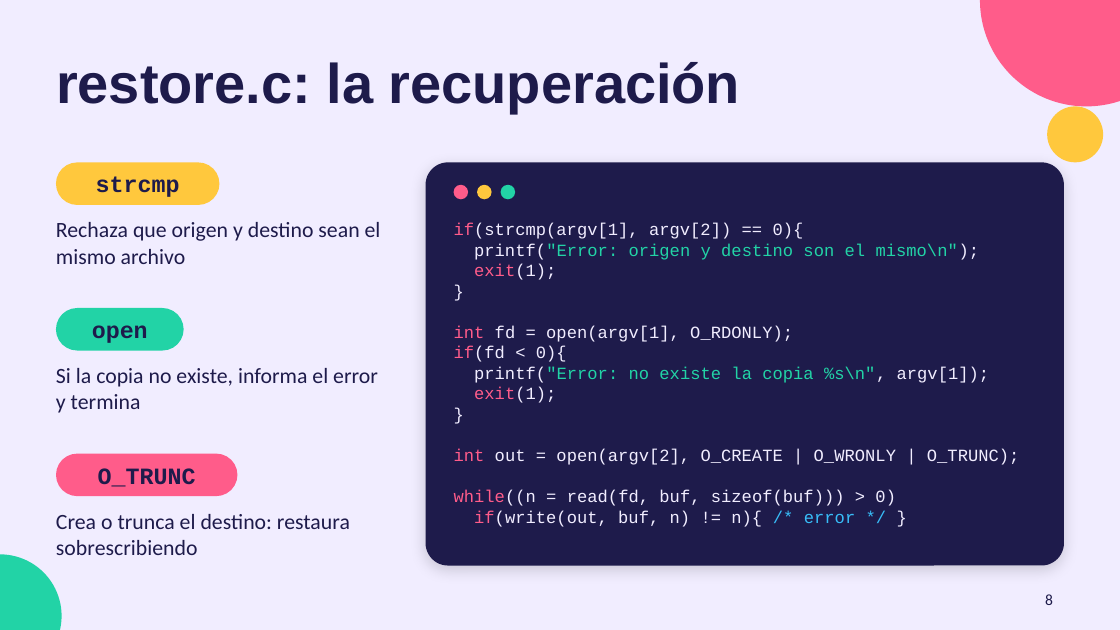
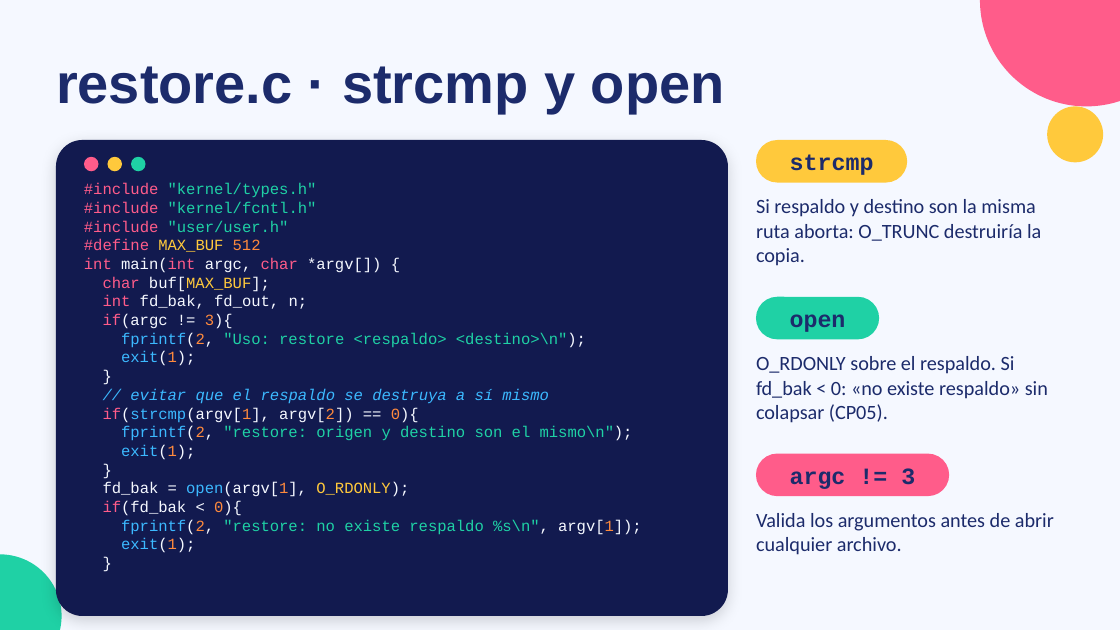
Before and after one commit to jhonatancarrillo/xv6-trabajoFinal, a slide deck: slide 11 of documentacion/restauracion_xv6_canva.pptx (slide 8 before the commit). Drawn at 1120x630 pixels with LibreOffice and Linux fonts; fonts in the diff are those of the drawing. Boxes give left, top, right and bottom in pixels: in the first picture for what was removed or moved away, otherwise in the second. Text is boxed around its words. In the diff, an @@ line names an element or a change of style, - is before the commit and + after.

```diff
--- a/documentacion/restauracion_xv6_canva.pptx
+++ b/documentacion/restauracion_xv6_canva.pptx
@@ background #F1EDFF to #F5F8FF @@
@@ title at <box>56,66,725,113</box>: text changed; text colour #1E1B4B to #1C2B6B @@
-restore.c: la recuperación
+restore.c · strcmp y open
@@ rounded rectangle: place and size @@
-rounded rectangle at <box>426,162,1064,566</box>
+rounded rectangle at <box>56,140,728,616</box>
@@ rounded rectangle at <box>56,140,728,616</box>: fill #1E1B4B to #121A4F @@
@@ text "strcmp": place and size @@
-text "strcmp" at <box>96,176,180,197</box>
+text "strcmp" at <box>790,154,874,175</box>
@@ text "strcmp" at <box>790,154,874,175</box>: text colour #1E1B4B to #1C2B6B @@
@@ fill #FFC83D to #FFC93C in 3 elements at <box>1047,106,1103,162</box>, <box>108,157,122,171</box>, <box>756,140,907,183</box> @@
@@ rounded rectangle: place and size @@
-rounded rectangle at <box>56,162,220,205</box>
+rounded rectangle at <box>756,140,907,183</box>
@@ text "#include "kernel/types.h"": place and size @@
-text "#include "kernel/types.h"" at <box>454,222,1020,527</box>
+text "#include "kernel/types.h"" at <box>84,183,642,553</box>
@@ 3 ellipses: place and size @@
-3 ellipses at <box>454,185,515,199</box>
+3 ellipses at <box>84,157,146,171</box>
@@ text at <box>84,183,586,348</box>: text changed; size 11 to 10 pt; text colour #F1EDFF to #1FD1A5 @@
-if(strcmp(argv[1], argv[2]) == 0){
-printf("Error: origen y destino son el mismo\n");
+#include "kernel/types.h"
+#include "kernel/fcntl.h"
+#include "user/user.h"
+#define MAX_BUF 512
+int main(int argc, char *argv[]) {
+char buf[MAX_BUF];
+int fd_bak, fd_out, n;
+if(argc != 3){
+fprintf(2, "Uso: restore <respaldo> <destino>\n");
@@ text at <box>756,199,1041,266</box>: text changed; size 14 to 13 pt; text colour #1E1B4B to #1C2B6B @@
-Rechaza que origen y destino sean el mismo archivo
+Si respaldo y destino son la misma ruta aborta: O_TRUNC destruiría la copia.
@@ text "open" at <box>790,314,846,332</box>: text colour #1E1B4B to #1C2B6B @@
@@ text "open": place and size @@
-text "open" at <box>92,325,148,343</box>
+text "open" at <box>790,314,846,332</box>
@@ fill #22D3A6 to #1FD1A5 in 3 elements at <box>0,554,62,630</box>, <box>131,157,146,171</box>, <box>756,297,879,339</box> @@
@@ rounded rectangle: place and size @@
-rounded rectangle at <box>56,308,184,351</box>
+rounded rectangle at <box>756,297,879,339</box>
@@ text at <box>121,351,195,460</box>: size 11 to 10 pt, text colour #F1EDFF to #F5F8FF in "exit(1);", "}", "exit(1);", "}"; text colour #FF5C8A to #3CB9FF, text colour #F1EDFF to #FF8A3D in "exit(1);", "exit(1);" @@
@@ text at <box>756,356,1048,423</box>: text changed; size 14 to 13 pt; text colour #1E1B4B to #1C2B6B @@
-Si la copia no existe, informa el error y termina
+O_RDONLY sobre el respaldo. Si fd_bak < 0: «no existe respaldo» sin colapsar (CP05).
@@ text at <box>103,388,633,441</box>: text changed; size 11 to 10 pt; text colour #F1EDFF to #3CB9FF @@
-int fd = open(argv[1], O_RDONLY);
-if(fd < 0){
-printf("Error: no existe la copia %s\n", argv[1]);
+// evitar que el respaldo se destruya a sí mismo
+if(strcmp(argv[1], argv[2]) == 0){
+fprintf(2, "restore: origen y destino son el mismo\n");
@@ text removed at <box>98,468,196,487</box> @@
-O_TRUNC
@@ rounded rectangle: place and size @@
-rounded rectangle at <box>56,454,237,496</box>
+rounded rectangle at <box>756,454,950,496</box>
@@ text added at <box>790,468,915,489</box>, 15 pt, text #1C2B6B, bold @@
+argc != 3
@@ text at <box>103,482,642,553</box>: text changed; size 11 to 10 pt; text colour #F1EDFF to #F5F8FF @@
-int out = open(argv[2], O_CREATE | O_WRONLY | O_TRUNC);
-while((n = read(fd, buf, sizeof(buf))) > 0)
-if(write(out, buf, n) != n){ /* error */ }
+fd_bak = open(argv[1], O_RDONLY);
+if(fd_bak < 0){
+fprintf(2, "restore: no existe respaldo %s\n", argv[1]);
+exit(1);
+}
@@ text removed at <box>56,514,350,555</box> @@
-Crea o trunca el destino: restaura sobrescribiendo
@@ text added at <box>756,513,1054,555</box>, 13 pt, text #1C2B6B @@
+Valida los argumentos antes de abrir cualquier archivo.
@@ page number removed at <box>1045,594,1053,605</box> @@
-8
```
Also in this commit, not shown: 12 other slides changed, 6 slides added, 1 slide removed.
